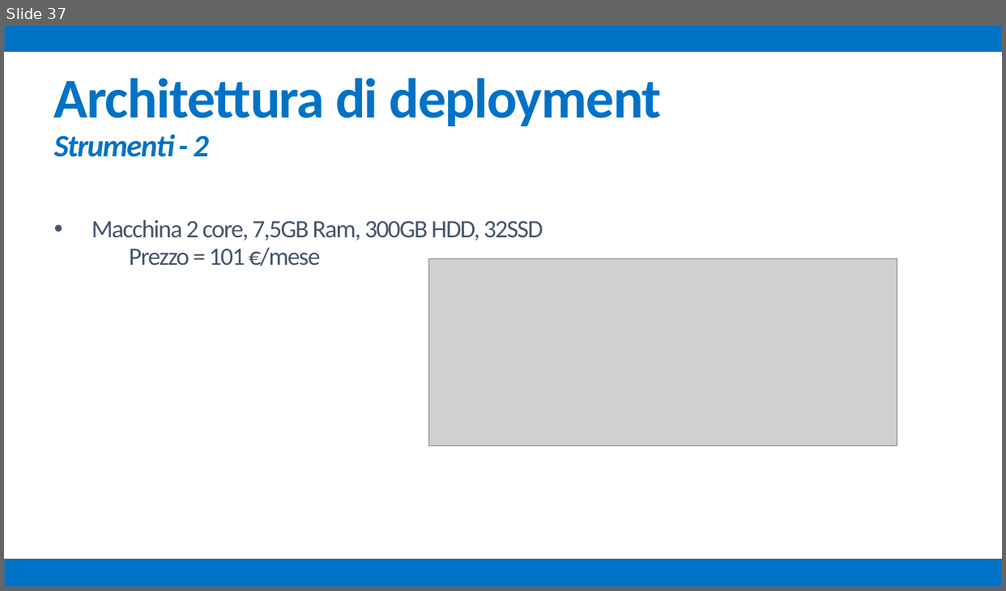
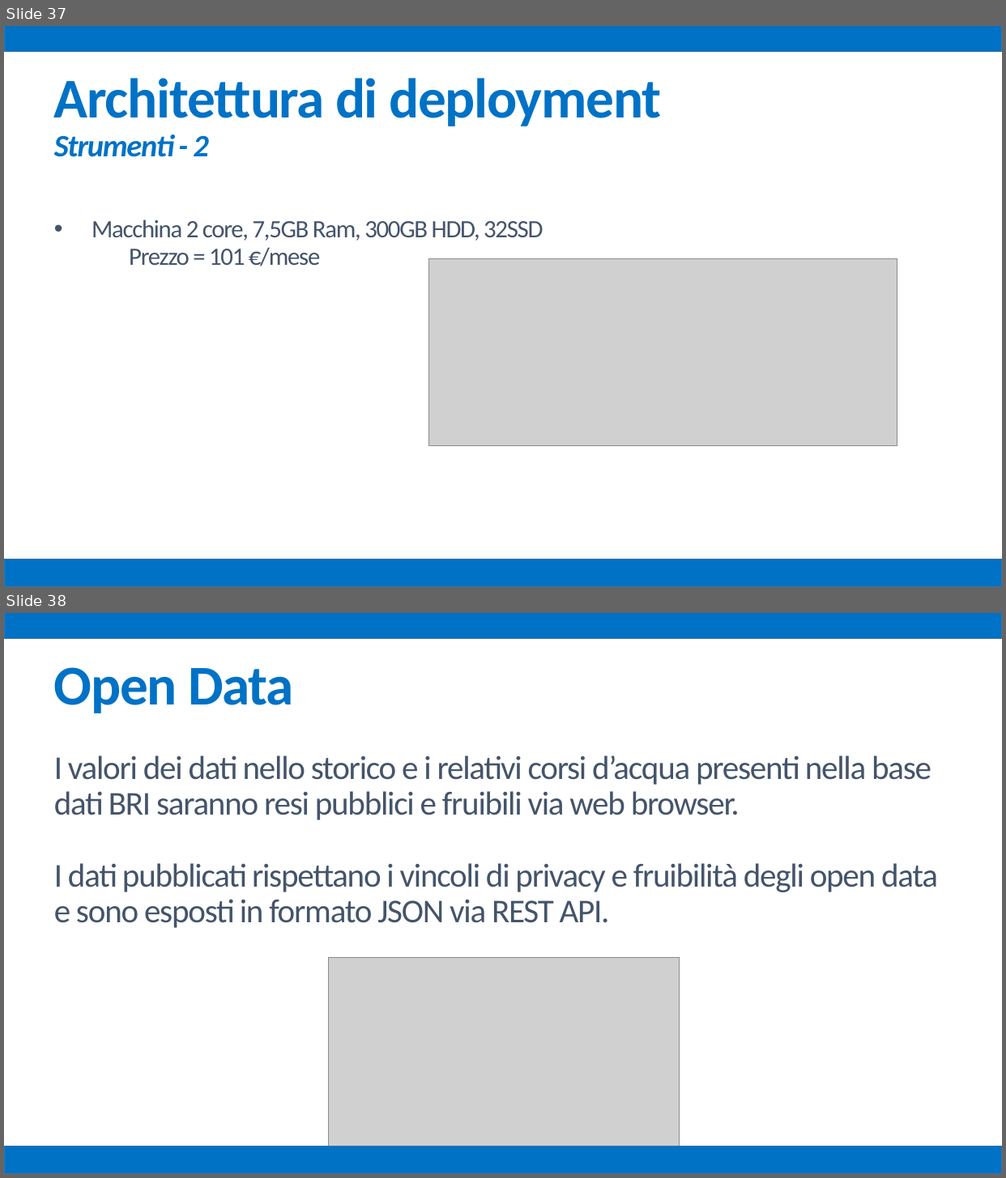
Before and after one commit to mz1991/ProgettoFebbraio2015, a slide deck: Febbraio 2015.pptx. Shown one above the other, each under a label of ours: slide 37 before the commit, slides 37 and 38 after it. The pictures are 1006x591 and 1006x1178 pixels, drawn with LibreOffice and Linux fonts; fonts in the diff are those of the drawing; grey boxes stand for pictures. Boxes give left, top, right and bottom in pixels: in the first picture for what was removed or moved away, otherwise in the second. Text is boxed around its words. In the diff, an @@ line names an element or a change of style, - is before the commit and + after.

```diff
--- a/Febbraio 2015.pptx
+++ b/Febbraio 2015.pptx
@@ slide 38 added at box(4, 613, 1002, 1174), background #FFFFFF @@
@@ rectangle added at box(4, 613, 1002, 639), fill #0072C6, outline #43739E 1 pt @@
@@ text added at box(54, 667, 938, 928), 32 pt, text #44546A @@
+Open Data
+I valori dei dati nello storico e i relativi corsi d’acqua presenti nella base
+dati BRI saranno resi pubblici e fruibili via web browser.
+I dati pubblicati rispettano i vincoli di privacy e fruibilità degli open data
+e sono esposti in formato JSON via REST API.
@@ picture added at box(328, 958, 680, 1148) @@
@@ rectangle added at box(4, 1146, 1002, 1174), fill #0072C6, outline #43739E 1 pt @@
```
Also in this commit, not shown: 2 other slides added, 1 other file.
